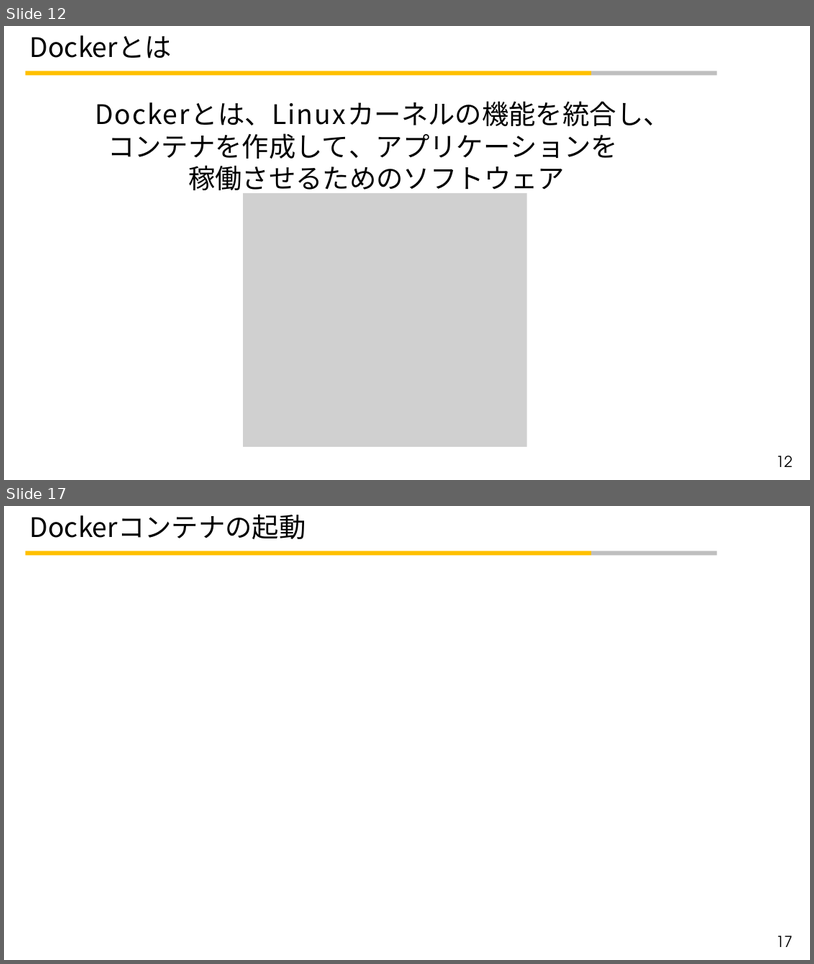
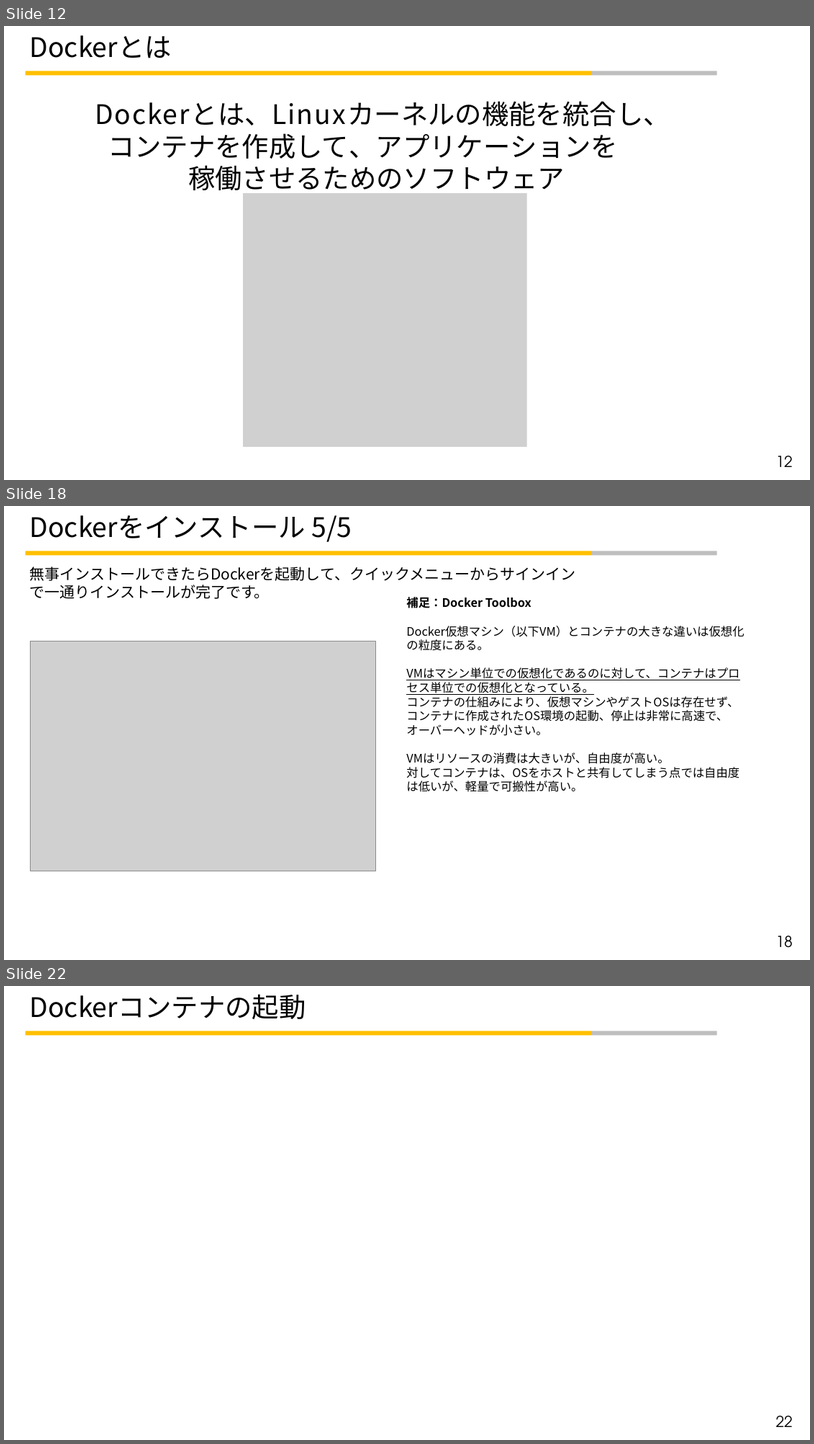
Before and after one commit to t-kotsubo/Study_Programing, a slide deck: Docker学習資料_小壷_20200501.pptx. Shown one above the other, each under a label of ours: slides 12 and 17 before the commit, slides 12, 18 and 22 after it; the slides between them are not shown. The pictures are 814x964 and 814x1444 pixels, drawn with LibreOffice and Linux fonts; fonts in the diff are those of the drawing; grey boxes stand for pictures; background and template pictures are left out. Boxes give left, top, right and bottom in pixels: in the first picture for what was removed or moved away, otherwise in the second. Text is boxed around its words. In the diff, an @@ line names an element or a change of style, - is before the commit and + after.

```diff
--- a/Docker学習資料_小壷_20200501.pptx
+++ b/Docker学習資料_小壷_20200501.pptx
@@ slide 18 added at bbox=[4, 506, 810, 960], background #FFFFFF; not listed: 2 template elements that a slide beside it also shows @@
@@ title added at bbox=[30, 515, 352, 542], 32 pt, text #000000 @@
+Dockerをインストール 5/5
@@ text added at bbox=[29, 566, 576, 599], 18 pt, text #000000 @@
+無事インストールできたらDockerを起動して、クイックメニューからサインインで一通りインストールが完了です。
@@ text added at bbox=[406, 597, 744, 792], 14 pt, text #000000 @@
+補足：Docker Toolbox
+Docker仮想マシン（以下VM）とコンテナの大きな違いは仮想化の粒度にある。
+VMはマシン単位での仮想化であるのに対して、コンテナはプロセス単位での仮想化となっている。
+コンテナの仕組みにより、仮想マシンやゲストOSは存在せず、コンテナに作成されたOS環境の起動、停止は非常に高速で、オーバーヘッドが小さい。
+VMはリソースの消費は大きいが、自由度が高い。
+対してコンテナは、OSをホストと共有してしまう点では自由度は低いが、軽量で可搬性が高い。
@@ picture added at bbox=[30, 641, 376, 871] @@
@@ page number added at bbox=[777, 935, 793, 947], 18 pt, text #000000 @@
+18
@@ what was slide 17 is now slide 22 @@
@@ page number at bbox=[777, 1415, 793, 1427]: text changed @@
-17
+22
```
Also in this commit, not shown: 5 slides changed, 6 other slides added, 2 slides removed.
